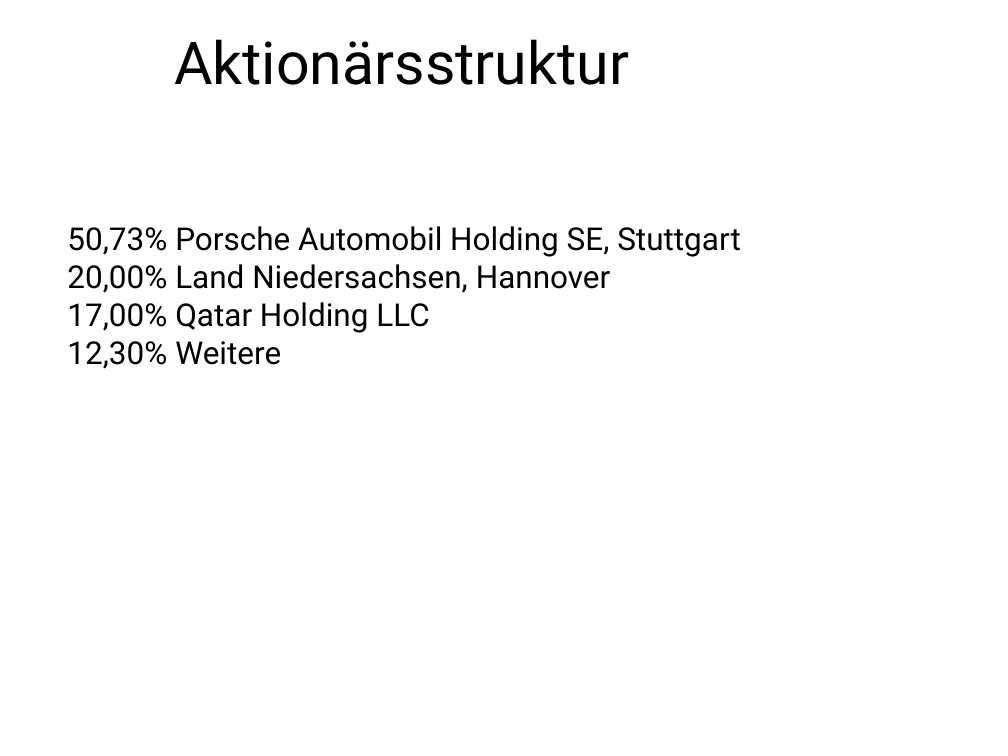
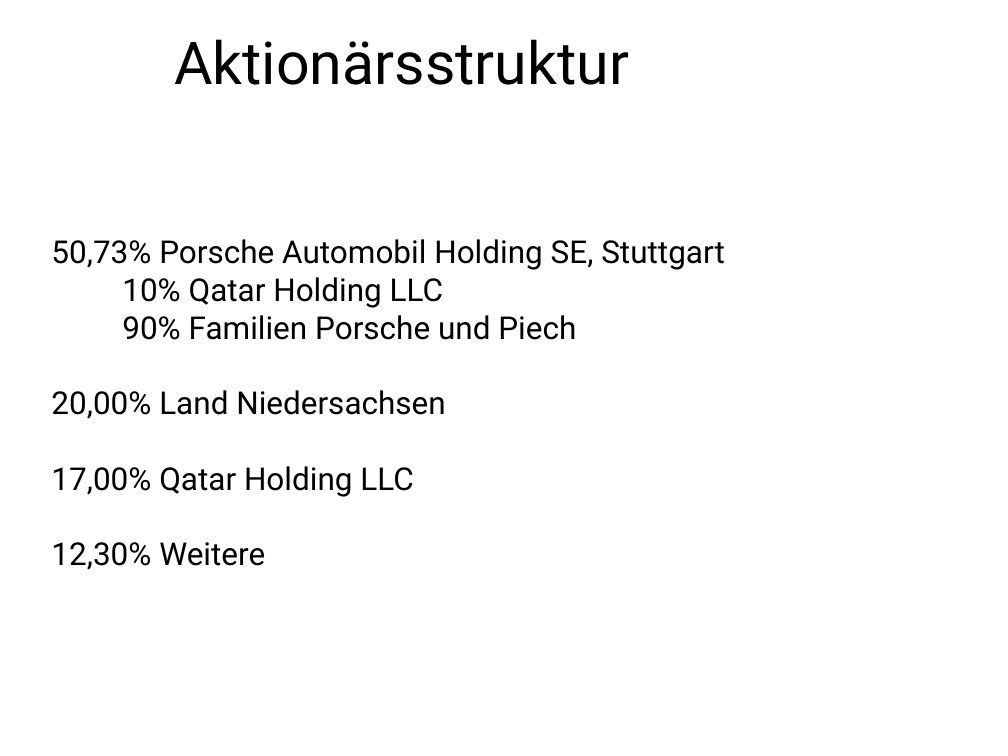
Before and after one commit to hsiegel-tgm/ERPEval, a slide deck: slide 8 of Presentation.pptx (slide 13 before the commit). Drawn at 1008x756 pixels with LibreOffice and Linux fonts; fonts in the diff are those of the drawing; background and template pictures are left out. Boxes give left, top, right and bottom in pixels: in the first picture for what was removed or moved away, otherwise in the second. Text is boxed around its words. In the diff, an @@ line names an element or a change of style, - is before the commit and + after.

```diff
--- a/Presentation.pptx
+++ b/Presentation.pptx
@@ text "50,73% Porsche Automobil Holding SE, ...": place and size @@
-text "50,73% Porsche Automobil Holding SE, ..." at box(67, 226, 741, 369)
+text "50,73% Porsche Automobil Holding SE, ..." at box(51, 239, 725, 570)
@@ text at box(51, 277, 576, 419): text changed @@
-20,00% Land Niedersachsen, Hannover
+10% Qatar Holding LLC
+90% Familien Porsche und Piech
+20,00% Land Niedersachsen
```
Also in this commit, not shown: 10 other slides changed, 2 slides added, 1 other file.
